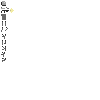
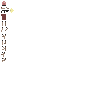
Layer changes from the first 100 x 100 image to the second:
painted on "legs_wall_left" over [2, 58, 6, 62]
painted on "legs_walk3" over [1, 52, 5, 57]
painted on "legs_walk2" over [2, 46, 6, 51]
painted on "legs_walk1" over [2, 40, 6, 45]
painted on "legs_walk0" over [2, 34, 6, 39]
painted on "legs_jumping" over [1, 27, 8, 32]
painted on "legs_standing" over [2, 21, 6, 26]
painted on "torso" over [1, 14, 6, 20]
painted on "gun" over [1, 10, 9, 13]
painted on "head" over [1, 1, 6, 6]
